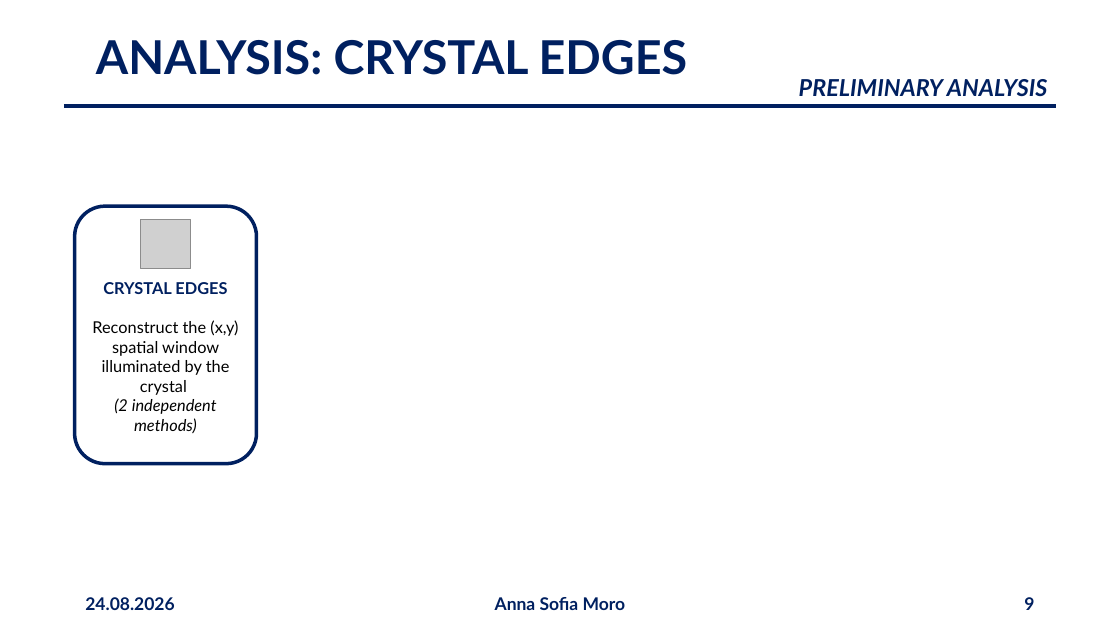
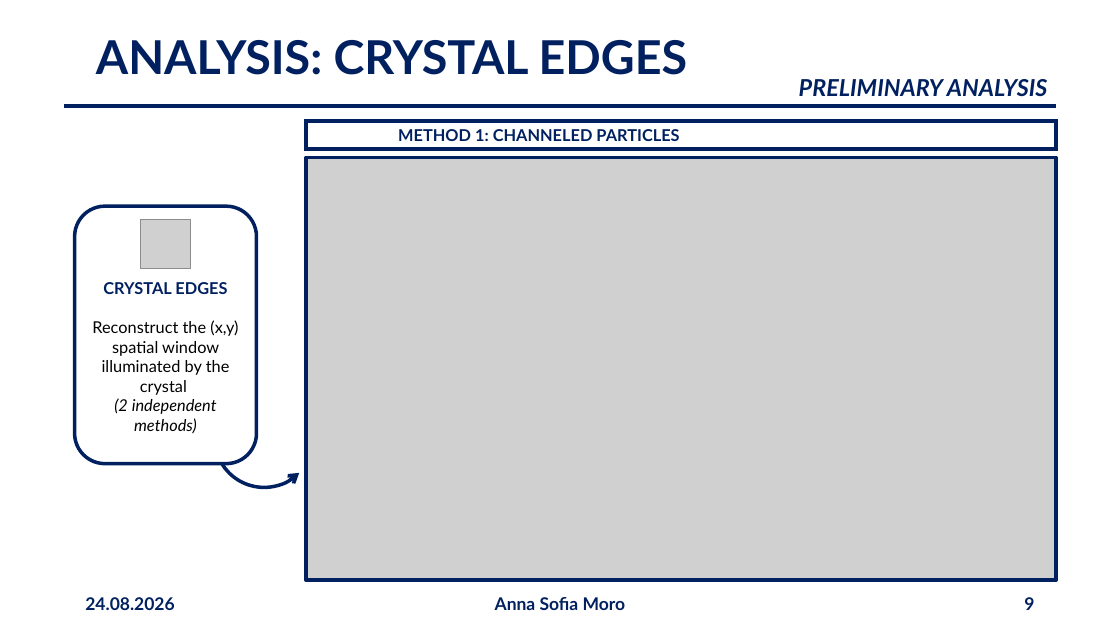
Before and after one commit to annaasofia/tesi, a slide deck: slide 9 of slides/presentazione2408.pptx. Drawn at 1120x630 pixels with LibreOffice and Linux fonts; fonts in the diff are those of the drawing; grey boxes stand for pictures. Boxes give left, top, right and bottom in pixels: in the first picture for what was removed or moved away, otherwise in the second. Text is boxed around its words. In the diff, an @@ line names an element or a change of style, - is before the commit and + after.

```diff
--- a/slides/presentazione2408.pptx
+++ b/slides/presentazione2408.pptx
@@ rounded rectangle added at box(306, 121, 1056, 149), outline #002060 3 pt, 14 pt, text #002060, bold @@
+METHOD 1: CHANNELED PARTICLES
@@ picture added at box(306, 158, 1056, 581) @@
@@ arc (boxed as its full ellipse) added at box(194, 368, 334, 508), outline #002060 3 pt @@
```
Also in this commit, not shown: 15 other slides changed, 1 slide added, 8 slides removed.
